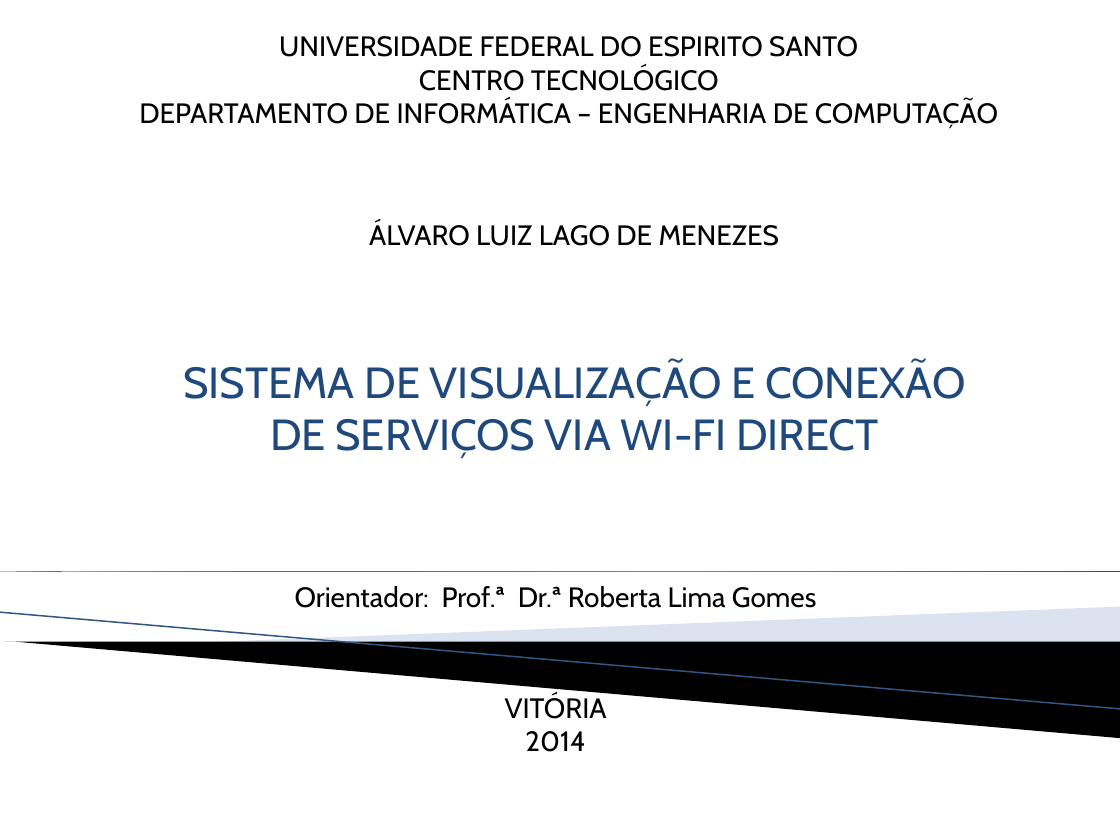
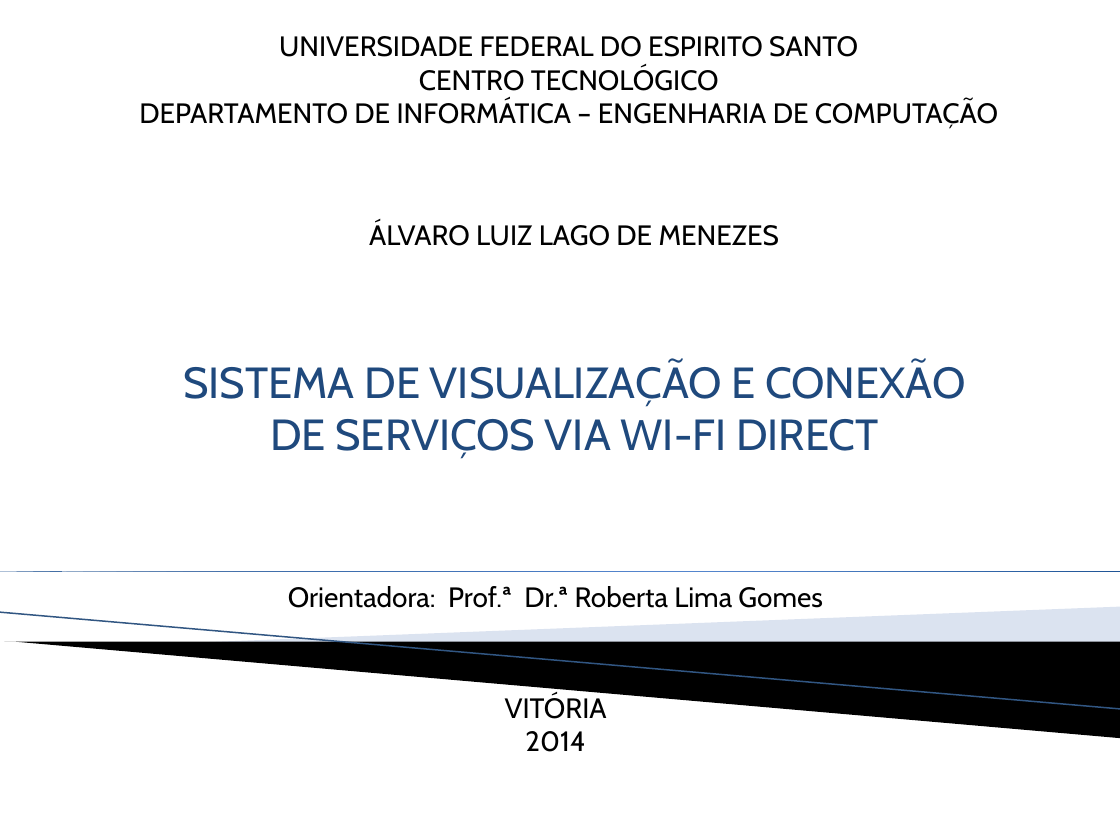
Before and after one commit to alvarollmenezes/servicediscoverypg, a slide deck: slide 1 of Apresentacao/PG.pptx. Drawn at 1120x840 pixels with LibreOffice and Linux fonts; fonts in the diff are those of the drawing; background and template pictures are left out. Boxes give left, top, right and bottom in pixels: in the first picture for what was removed or moved away, otherwise in the second. Text is boxed around its words. In the diff, an @@ line names an element or a change of style, - is before the commit and + after.

Commit message:
Alteração na apresentação
OrientadorA

```diff
--- a/Apresentacao/PG.pptx
+++ b/Apresentacao/PG.pptx
@@ text at [288,586,823,608]: text changed @@
-Orientador: Prof.ª Dr.ª Roberta Lima Gomes
+Orientadora: Prof.ª Dr.ª Roberta Lima Gomes
```
Also in this commit, not shown: 12 other slides changed, 4 other files.
